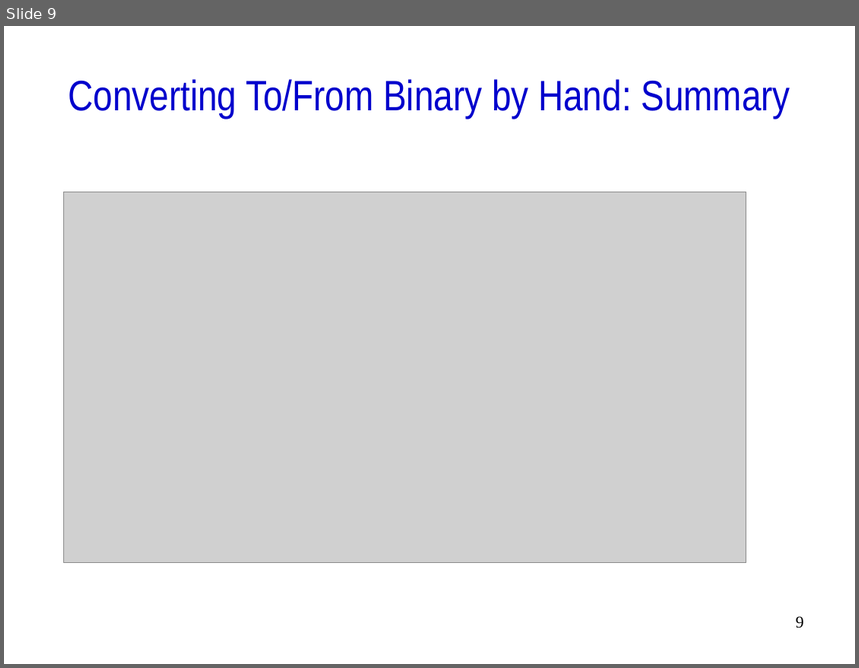
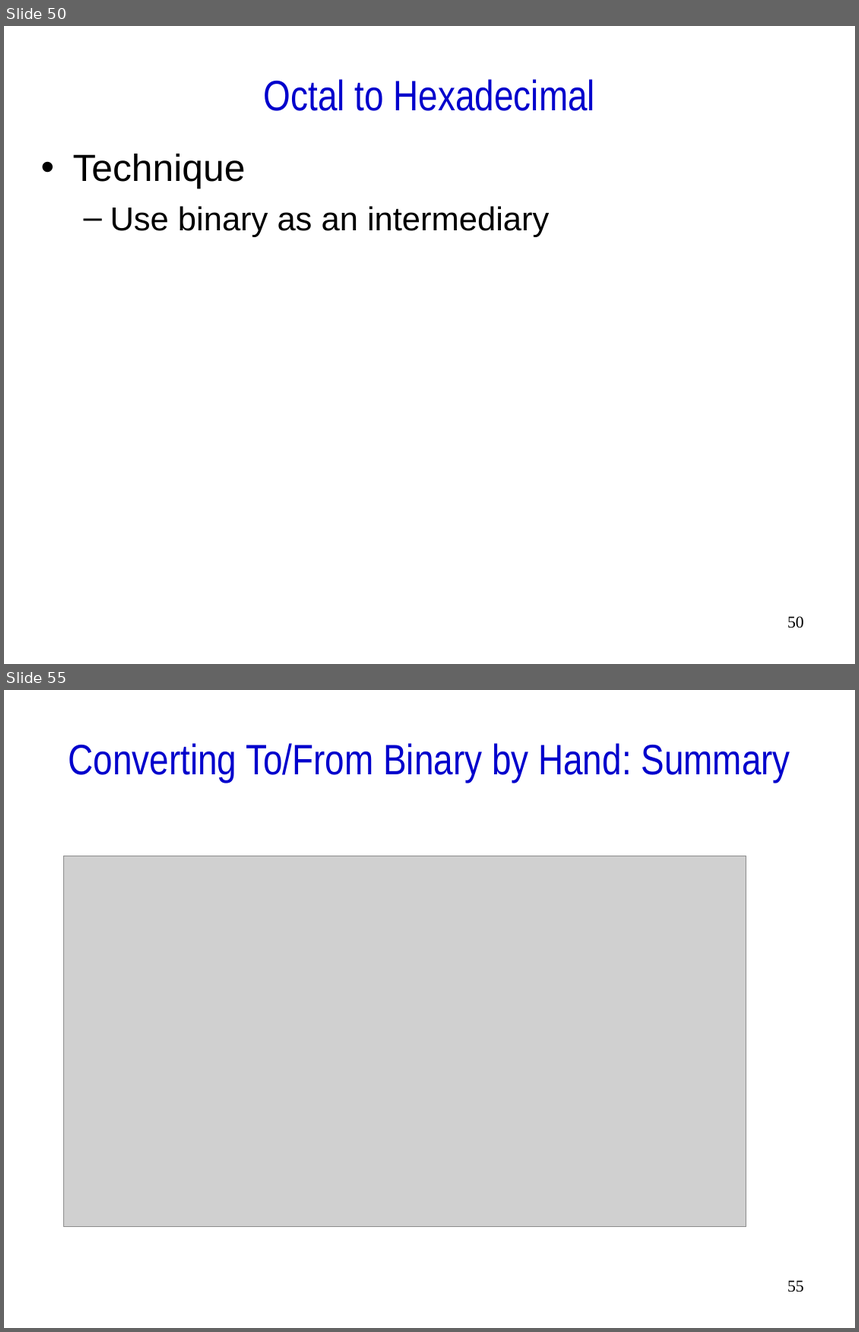
Before and after one commit to mochizukimax/ee260_2019_spring_materials_week_02_repo, a slide deck: docs/slides/ee260_2019_spring_materials_week_02_slides.ppt. Shown one above the other, each under a label of ours: slide 9 before the commit, slides 50 and 55 after it; the slides between them are not shown. The pictures are 859x668 and 859x1332 pixels, drawn with LibreOffice and Linux fonts; fonts in the diff are those of the drawing; grey boxes stand for pictures. Boxes give left, top, right and bottom in pixels: in the first picture for what was removed or moved away, otherwise in the second. Text is boxed around its words. In the diff, an @@ line names an element or a change of style, - is before the commit and + after.

```diff
--- a/docs/slides/ee260_2019_spring_materials_week_02_slides.ppt
+++ b/docs/slides/ee260_2019_spring_materials_week_02_slides.ppt
@@ slide 50 added at [4,26,855,664], background #FFFFFF @@
@@ title added at [264,79,595,111], 36 pt, text #0000CC @@
+Octal to Hexadecimal
@@ text added at [73,154,549,237], 28 pt, text #000000 @@
+• Technique
+  – Use binary as an intermediary
@@ page number added at [788,617,804,629], 14 pt, text #000000 @@
+50
@@ what was slide 9 is now slide 55 @@
@@ page number at [788,1281,804,1293]: text changed @@
-9
+55
```
Also in this commit, not shown: 8 slides changed, 69 other slides added, 19 slides removed, 2 other files.
